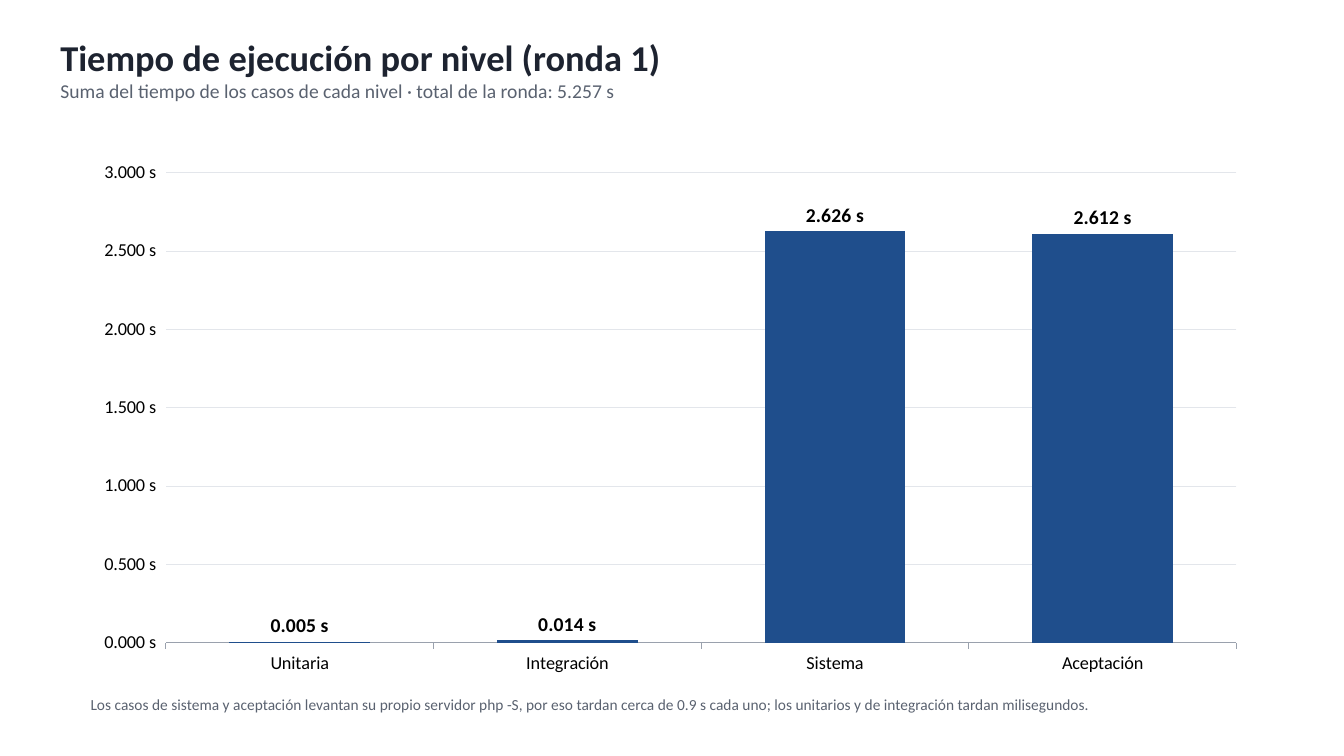
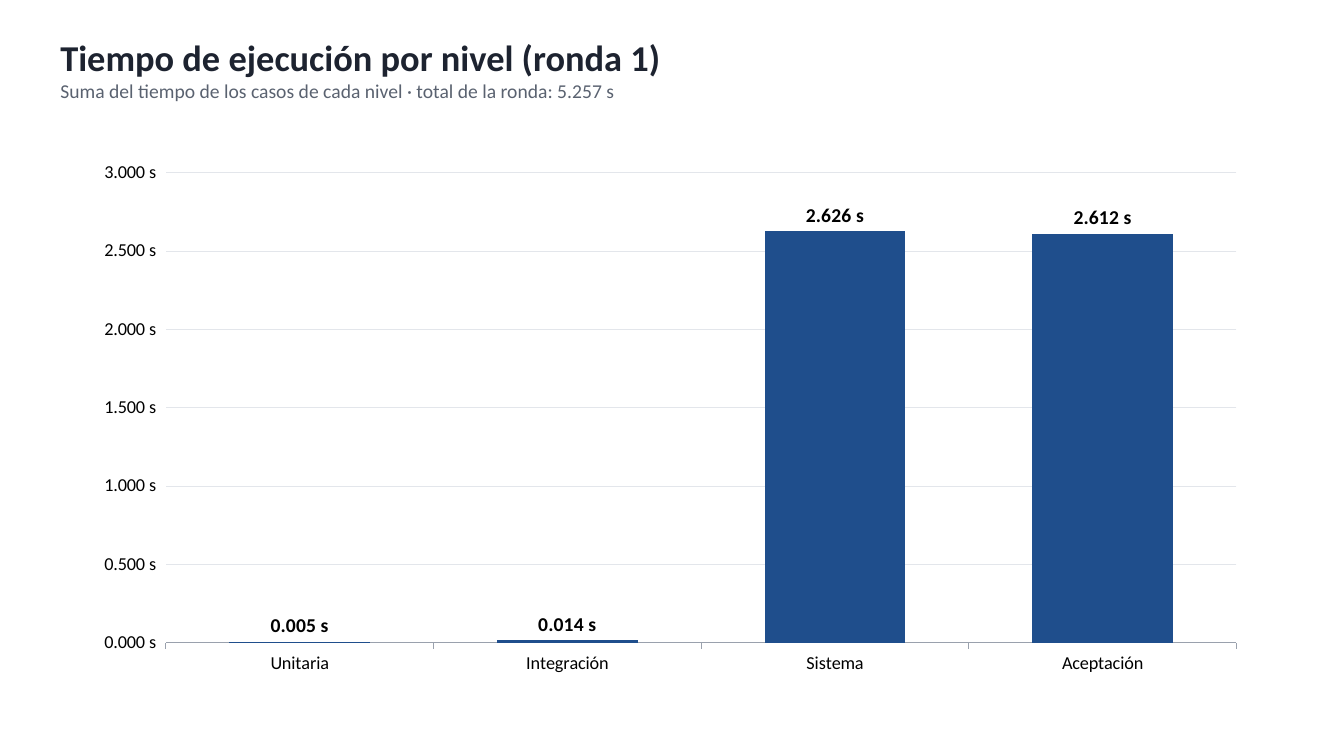
Before and after one commit to azharsonix/sistema-inventario-actividad-2, a slide deck: slide 10 of docs/Segunda parte/Diagramas - Segunda parte.pptx. Drawn at 1344x756 pixels with LibreOffice and Linux fonts; fonts in the diff are those of the drawing. Boxes give left, top, right and bottom in pixels: in the first picture for what was removed or moved away, otherwise in the second. Text is boxed around its words. In the diff, an @@ line names an element or a change of style, - is before the commit and + after.

```diff
--- a/docs/Segunda parte/Diagramas - Segunda parte.pptx
+++ b/docs/Segunda parte/Diagramas - Segunda parte.pptx
@@ text removed at <box>91,699,1088,713</box> @@
-Los casos de sistema y aceptación levantan su propio servidor php -S, por eso tardan cerca de 0.9 s cada uno; los unitarios y de integración tardan milisegundos.
```
Also in this commit, not shown: 7 other slides changed, 12 other files.
